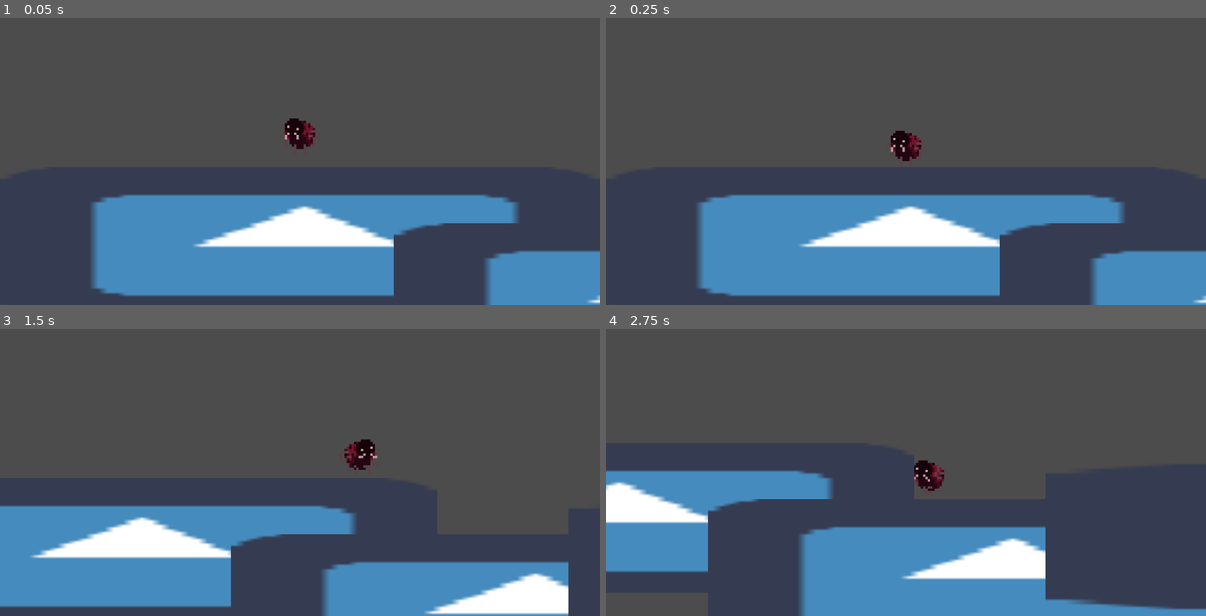
Above: before the commit, frames 1-4 (two rows, left to right).
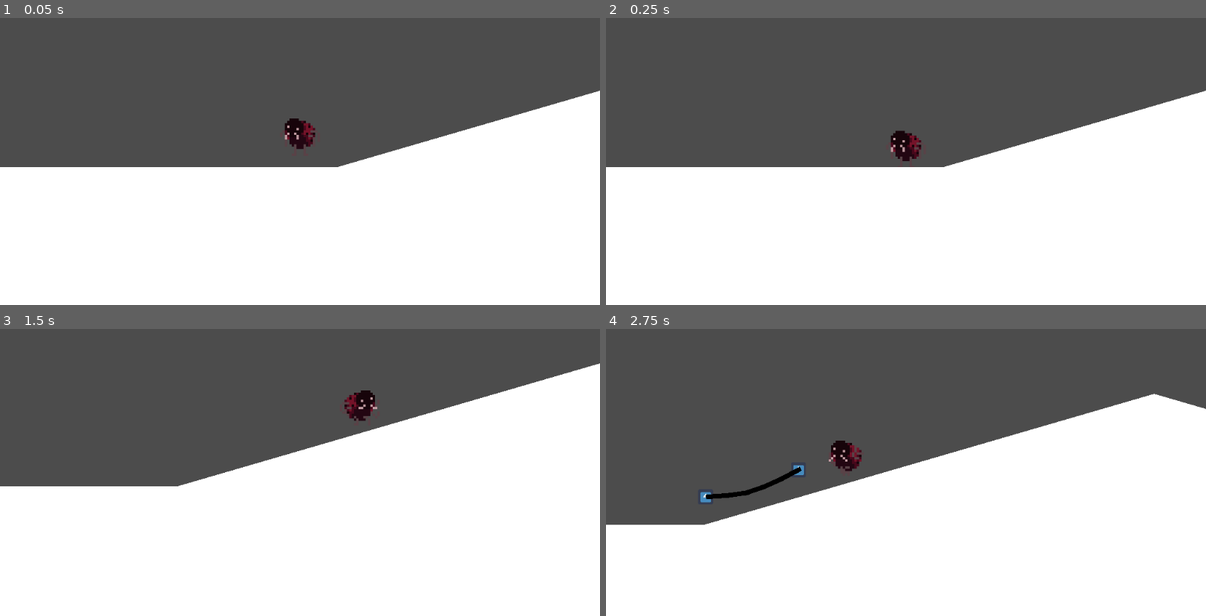
Above: after the commit, the same moments.

Repository: k-onej/bug-swing
Game: Godot game, scene res://TestStage.tscn
Same seed, same stepped clock (60 frames per second), same inputs: the game is played once before the commit and once after it. The engine's default icon, where the game draws it, is replaced by a stand-in: a white triangle on a blue panel in a dark square.
Inputs (mouse positions are in pixels of both pictures, inside the frame that each line leads up to):
- Up to frame 1 (0.05 s): no input
- Up to frame 2 (0.25 s): no input
- Up to frame 3 (1.5 s): tap Enter at 0.5 s; move the mouse to (432, 423) at 0.52 s; hold Right (move_right) from 0.53 s (still down); click (432, 423) at 0.67 s; tap Z (jump) at 0.77 s; move the mouse to (180, 458) at 1.27 s; click (180, 458) at 1.42 s
- Up to frame 4 (2.75 s): tap Z (jump) at 1.52 s; move the mouse to (966, 363) at 2.02 s; release Right (move_right) at 2.03 s; hold Left (move_left) from 2.03 s (still down); click (966, 363) at 2.17 s

The runs differ from the first frame. In frame 1, 52% of the frame differs, in the area x 0-100%, y 25-100%; in frame 2, 52%; in frame 3, 57%, in the area x 0-100%, y 12-100%; in frame 4, 57%.

Commit message:
added functionality to ropes

Diff:
--- a/Player.gd
+++ b/Player.gd
@@ -7,7 +7,8 @@
 
 export var jump_strength := 150.0
 export var max_jumps := 1
-export var gravity = 400.0
+export var gravity := 400.0
+export var max_fall_speed := 400.0
 
 var current_jumps := 0
 var velocity := Vector2.ZERO
@@ -40,6 +41,9 @@
 	if  not is_zero_approx(velocity.x):
 		sprite.scale.x = -sign(velocity.x)
 
+	if velocity.y > max_fall_speed:
+		velocity.y = max_fall_speed
+
 	if is_jumping:
 		sprite.play("jump")
 	elif is_running:
@@ -47,4 +51,5 @@
 	elif is_idle:
 		sprite.play("idle")
 
-	velocity = move_and_slide(velocity, UP_DIRECTION)
+	print(velocity)
+	velocity = move_and_slide(velocity, UP_DIRECTION, false, 4, PI/4, false)
--- a/Player.tscn
+++ b/Player.tscn
@@ -81,6 +81,8 @@
 extents = Vector2( 6, 7 )
 
 [node name="Player" type="KinematicBody2D"]
+collision_layer = 17
+collision_mask = 3
 script = ExtResource( 2 )
 
 [node name="AnimatedSprite" type="AnimatedSprite" parent="."]
--- a/Rope.gd
+++ b/Rope.gd
@@ -2,7 +2,7 @@
 
 
 var RopePiece = preload("res://RopePiece.tscn")
-var piece_length := 4.0
+var piece_length := 6.0
 var rope_parts := []
 var rope_points : PoolVector2Array = []
 
@@ -61,6 +61,3 @@
 	for r in rope_parts:
 		rope_points.append(r.global_position)
 	rope_points.append(rope_end_joint.global_position)
-
-func _draw():
-	draw_polyline(rope_points, Color.black)
--- a/RopePiece.tscn
+++ b/RopePiece.tscn
@@ -1,10 +1,11 @@
-[gd_scene load_steps=3 format=2]
+[gd_scene load_steps=4 format=2]
 
 [ext_resource path="res://RopePiece.gd" type="Script" id=1]
+[ext_resource path="res://icon.png" type="Texture" id=2]
 
 [sub_resource type="CapsuleShape2D" id=1]
-radius = 2.0
-height = 2.0
+radius = 1.0
+height = 6.0
 
 [node name="RopePiece" type="RigidBody2D"]
 collision_layer = 2
@@ -15,10 +16,17 @@
 script = ExtResource( 1 )
 
 [node name="C" type="CollisionShape2D" parent="."]
-position = Vector2( 0, 3 )
+position = Vector2( 0, 4 )
+z_index = 1
 shape = SubResource( 1 )
 
 [node name="J" type="PinJoint2D" parent="C"]
-position = Vector2( 0, 3 )
+position = Vector2( 0, 4 )
 bias = 0.15
 softness = 0.02
+
+[node name="Sprite" type="Sprite" parent="."]
+modulate = Color( 0, 0, 0, 1 )
+position = Vector2( 0, 4 )
+scale = Vector2( 0.03125, 0.164062 )
+texture = ExtResource( 2 )
--- /dev/null
+++ b/TestStage.gd
@@ -0,0 +1,17 @@
+extends Node2D
+
+var Rope = preload("res://Rope.tscn")
+var start_pos := Vector2.ZERO
+var end_pos := Vector2.ZERO
+
+func _input(event):
+	if event is InputEventMouseButton and !event.is_pressed():
+		if start_pos == Vector2.ZERO:
+			start_pos = get_global_mouse_position()
+		elif end_pos == Vector2.ZERO:
+			end_pos = get_global_mouse_position()
+			var rope = Rope.instance()
+			add_child(rope)
+			rope.spawn_rope(start_pos, end_pos)
+			start_pos = Vector2.ZERO
+			end_pos = Vector2.ZERO
--- a/TestStage.tscn
+++ b/TestStage.tscn
@@ -1,55 +1,20 @@
-[gd_scene load_steps=4 format=2]
+[gd_scene load_steps=3 format=2]
 
 [ext_resource path="res://Player.tscn" type="PackedScene" id=1]
-[ext_resource path="res://icon.png" type="Texture" id=2]
-
-[sub_resource type="RectangleShape2D" id=1]
-extents = Vector2( 32, 32 )
+[ext_resource path="res://TestStage.gd" type="Script" id=3]
 
 [node name="TestStage" type="Node2D"]
+script = ExtResource( 3 )
 
 [node name="Player" parent="." instance=ExtResource( 1 )]
+position = Vector2( -16, 112 )
 
-[node name="Grounds" type="Node" parent="."]
+[node name="Ground" type="StaticBody2D" parent="."]
+collision_layer = 16
+collision_mask = 3
 
-[node name="Ground" type="StaticBody2D" parent="Grounds"]
-position = Vector2( 0, 48 )
-scale = Vector2( 4, 1 )
-__meta__ = {
-"_edit_group_": true
-}
+[node name="CollisionPolygon2D" type="CollisionPolygon2D" parent="Ground"]
+polygon = PoolVector2Array( 0, 128, 192, 72, 384, 128, 384, 256, -176, 256, -176, 128 )
 
-[node name="CollisionShape2D" type="CollisionShape2D" parent="Grounds/Ground"]
-z_index = 1
-shape = SubResource( 1 )
-
-[node name="Sprite" type="Sprite" parent="Grounds/Ground"]
-texture = ExtResource( 2 )
-
-[node name="Ground2" type="StaticBody2D" parent="Grounds"]
-position = Vector2( 168, 72 )
-scale = Vector2( 4, 1 )
-__meta__ = {
-"_edit_group_": true
-}
-
-[node name="CollisionShape2D" type="CollisionShape2D" parent="Grounds/Ground2"]
-z_index = 1
-shape = SubResource( 1 )
-
-[node name="Sprite" type="Sprite" parent="Grounds/Ground2"]
-texture = ExtResource( 2 )
-
-[node name="Ground3" type="StaticBody2D" parent="Grounds"]
-position = Vector2( 696, 56 )
-scale = Vector2( 16, 1 )
-__meta__ = {
-"_edit_group_": true
-}
-
-[node name="CollisionShape2D" type="CollisionShape2D" parent="Grounds/Ground3"]
-z_index = 1
-shape = SubResource( 1 )
-
-[node name="Sprite" type="Sprite" parent="Grounds/Ground3"]
-texture = ExtResource( 2 )
+[node name="Color" type="Polygon2D" parent="Ground"]
+polygon = PoolVector2Array( 0, 128, 192, 72, 384, 128, 384, 256, -176, 256, -176, 128 )
